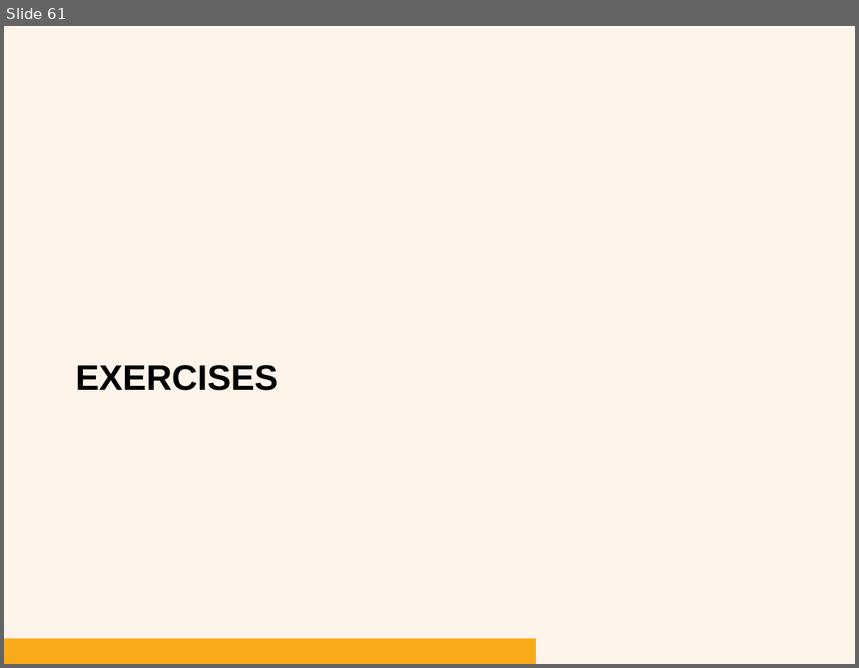
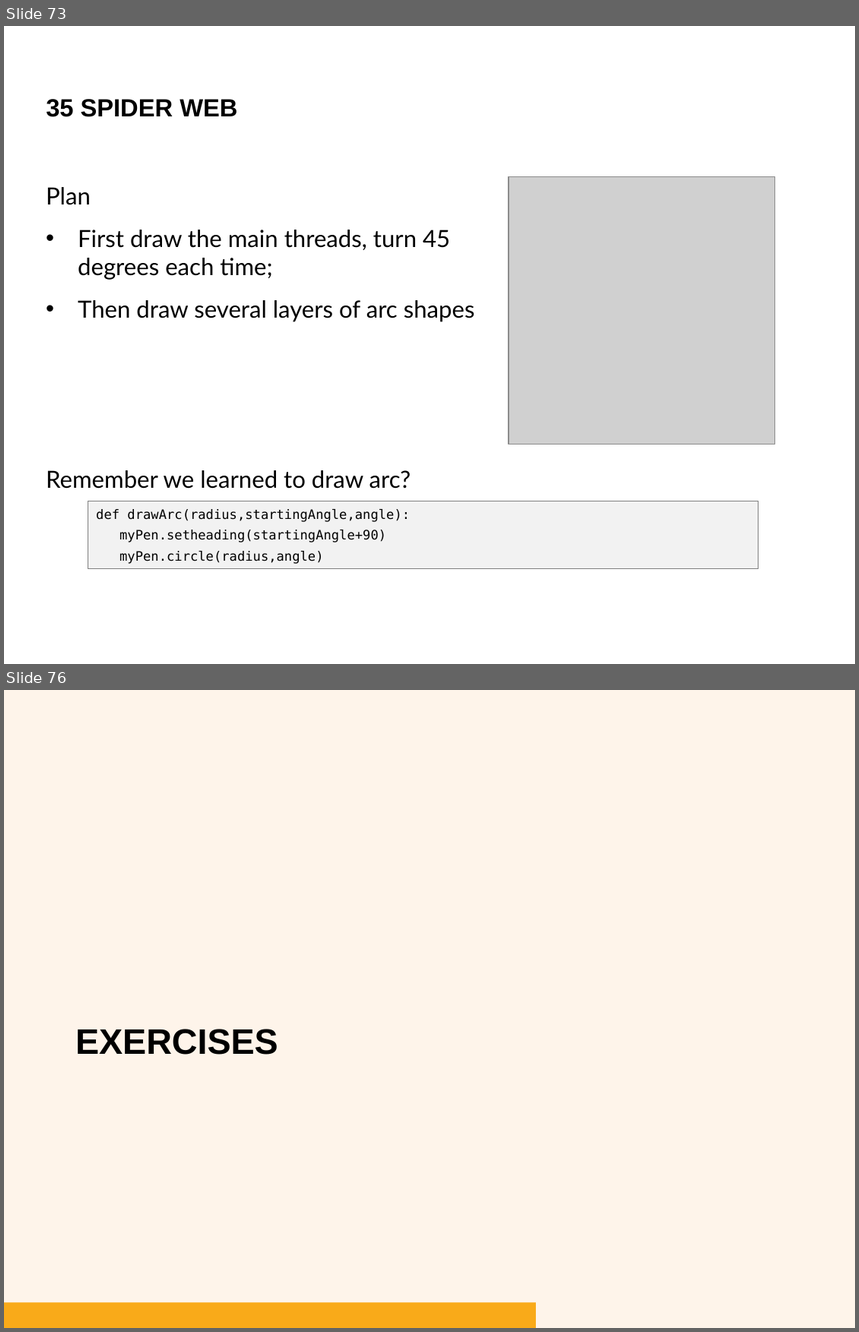
Before and after one commit to bryanbsun/pythonps, a slide deck: Python Problem Solver 2.pptx. Shown one above the other, each under a label of ours: slide 61 before the commit, slides 73 and 76 after it; the slides between them are not shown. The pictures are 859x668 and 859x1332 pixels, drawn with LibreOffice and Linux fonts; fonts in the diff are those of the drawing; grey boxes stand for pictures; background and template pictures are left out. Boxes give left, top, right and bottom in pixels: in the first picture for what was removed or moved away, otherwise in the second. Text is boxed around its words. In the diff, an @@ line names an element or a change of style, - is before the commit and + after.

```diff
--- a/Python Problem Solver 2.pptx
+++ b/Python Problem Solver 2.pptx
@@ slide 73 added at (4, 26, 855, 664), background #FFFFFF @@
@@ text added at (46, 99, 237, 117), 21 pt, text #000000, bold @@
+35 SPIDER WEB
@@ picture added at (509, 176, 775, 444) @@
@@ text added at (46, 187, 475, 489), 20 pt, text #000000 @@
+Plan
+• First draw the main threads, turn 45 degrees each time;
+• Then draw several layers of arc shapes
+Remember we learned to draw arc?
@@ rectangle added at (88, 501, 757, 569), fill #F2F2F2, outline #808080 0.75 pt, 11 pt, text #000000 @@
+def drawArc(radius,startingAngle,angle):
+myPen.setheading(startingAngle+90)
+myPen.circle(radius,angle)
@@ what was slide 61 is now slide 76 @@
```
Also in this commit, not shown: 4 slides changed, 17 other slides added, 18 other files.
